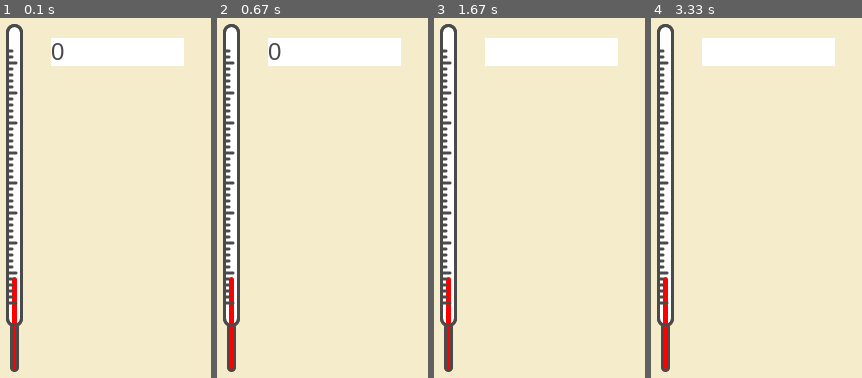
Above: before the commit, frames 1-4 (left to right).
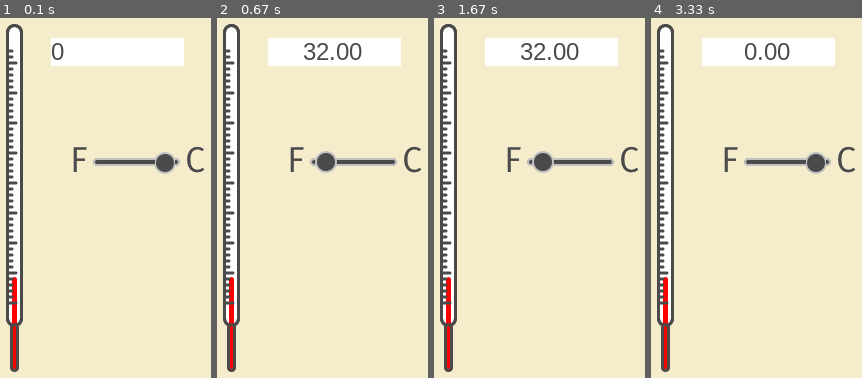
Above: after the commit, the same moments.

Repository: pablodarius/mod02_pyhton_course
Game: pygame game, started from 2440_Thermometer_pygame/mainApp.py
Two runs of this game, one before a commit and one after it. Both use one fixed random seed, a clock stepped at 60 frames per second and the inputs below.
Inputs (mouse positions are in pixels of both pictures, inside the frame that each line leads up to):
- Up to frame 1 (0.1 s): no input
- Up to frame 2 (0.67 s): click (307, 187) at 0.38 s
- Up to frame 3 (1.67 s): click (524, 216) at 0.72 s; hold Backspace 1-1.47 s; click (630, 334) at 1.55 s
- Up to frame 4 (3.33 s): click (745, 46) at 1.88 s; click (726, 295) at 2.22 s; click (731, 118) at 2.55 s; click (699, 100) at 2.88 s; click (817, 151) at 3.22 s

The runs differ from the first frame. In frame 1, 1.6% of the frame differs, in the area x 34-97%, y 35-44%; in frame 2, 2.3%, in the area x 24-97%, y 6-44%; in frame 3, 2.1%; in frame 4, 2.0%.

Commit message:
finish the thermometer

Diff:
--- a/2440_Thermometer_pygame/mainApp.py
+++ b/2440_Thermometer_pygame/mainApp.py
@@ -4,12 +4,49 @@
 class Thermometer():
     def __init__(self):
         self.custome = pygame.image.load("./images/thermometer.png")
+
+    def convert(self, grades, toUnit):
+        result = 0
+        if toUnit == "F":
+            result = grades * 9/5 + 32
+        elif toUnit == "C":
+            result = (grades - 32) * 5/9
+        else:
+            result = grades
+
+        return "{:10.2f}".format(result)
+
+class Selector():
+    __unit = None
+
+    def __init__(self, unit= "C"):
+        self.__customes = []
+        self.__customes.append(pygame.image.load("./images/celsius.png"))
+        self.__customes.append(pygame.image.load("./images/farenheit.png"))
+        self.__unit = unit
+
+    def getUnit(self):
+        return self.__unit
+
+    def getCustome(self):
+        if self.__unit == "C":
+            return self.__customes[0]
+        elif self.__unit == "F":
+            return self.__customes[1]
+
+    def change(self):
+        if self.__unit == "C":
+            self.__unit = "F"
+        else:
+            self.__unit = "C"
+
 
 class NumberInput():
     __grades = 0
     __strValue = "0"
     __position = [0, 0]
     __size = [0, 0]
+    __pointsCount = 0
 
     def __init__(self, grades=0):
         self.__font = pygame.font.SysFont("Arial", 24)
@@ -18,10 +55,16 @@
 
     def on_event(self, event):
         if event.type == KEYDOWN:
-            if event.unicode in '01234567890' and len(self.__strValue) < 10:     # event.unicode.isdigit()
+            if event.unicode.isdigit() and len(self.__strValue) < 10 or (event.unicode == '.' and self.__pointsCount == 0):
                 self.__strValue += event.unicode
-            elif event.key == K_BACKSPACE:
+                self.__grades = float(self.__strValue)
+                if event.unicode == '.':
+                    self.__pointsCount += 1
+            elif event.key == K_BACKSPACE and self.__strValue != '':
+                if self.__strValue[-1] == '.':
+                    self.__pointsCount = 0
                 self.__strValue = self.__strValue[:-1]
+                self.grades(self.__strValue)
 
     def render(self):
         textBlock = self.__font.render(self.__strValue, True, (74, 74, 74))
@@ -40,7 +83,7 @@
         else:
             grad = str(grad)
             try:
-                self.__grades = int(grad)
+                self.__grades = float(grad)
                 self.__strValue = grad
             except:
                 pass
@@ -112,13 +155,13 @@
     def __init__(self):
         self.__screen = pygame.display.set_mode((290, 415))
         pygame.display.set_caption("Thermometer")
-        self.__screen.fill((244,236,203))
 
         self.thermometer = Thermometer()
         self.input = NumberInput()
         self.input.pos((106, 58))
         self.input.size((133, 28))
 
+        self.selector = Selector()
 
     def __onClose(self):
         pygame.quit()
@@ -131,12 +174,23 @@
                     self.__onClose()
 
                 self.input.on_event(event)
-
-
+                if event.type == MOUSEBUTTONDOWN:
+                    self.selector.change()
+                    grades = self.input.grades()
+                    newUnit = self.selector.getUnit()
+                    temperature = self.thermometer.convert(grades, newUnit)
+                    self.input.grades(temperature)
+
+            # backgorund
+            self.__screen.fill((244,236,203))
+            # thermometer
             self.__screen.blit(self.thermometer.custome, (50, 34))
+            # textbox
             text = self.input.render()
             pygame.draw.rect(self.__screen, (255, 255, 255), text["bg"])
             self.__screen.blit(text["text"], self.input.pos())
+            # selector
+            self.__screen.blit(self.selector.getCustome(), (112, 153))
 
             pygame.display.flip()
 
